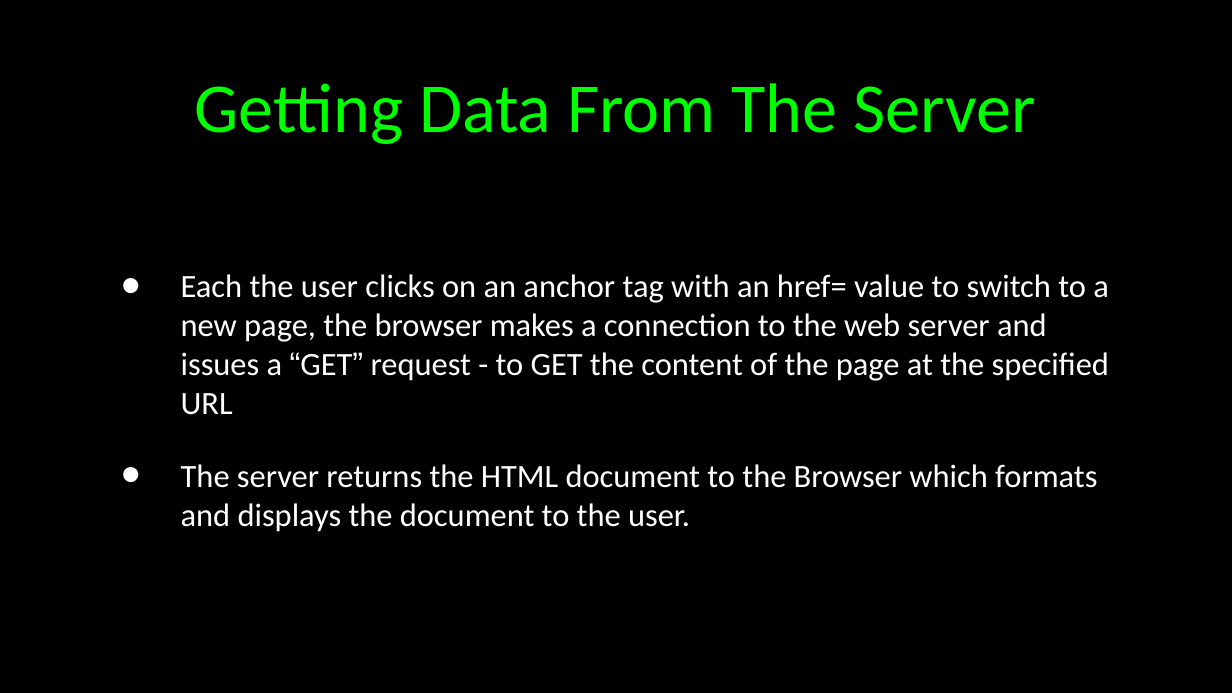
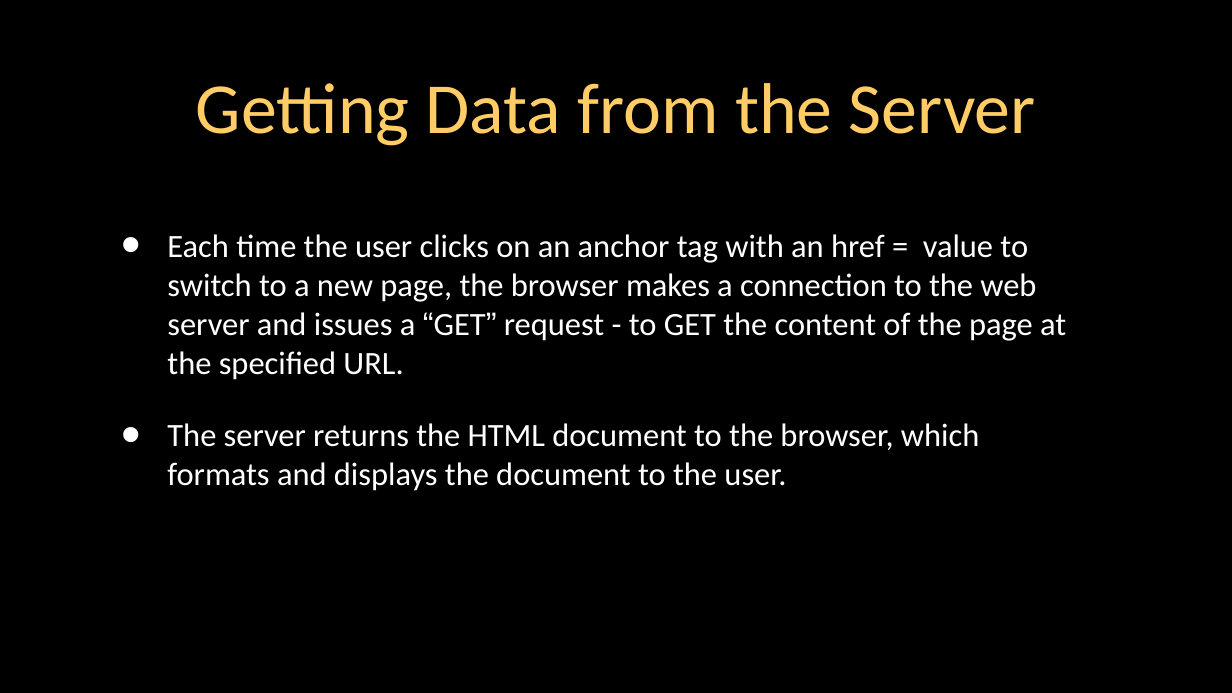
Before and after one commit to csev/wa4e, a slide deck: slide 5 of lectures/Web-01-HTTP.ppt. Drawn at 1232x693 pixels with LibreOffice and Linux fonts; fonts in the diff are those of the drawing. Boxes give left, top, right and bottom in pixels: in the first picture for what was removed or moved away, otherwise in the second. Text is boxed around its words. In the diff, an @@ line names an element or a change of style, - is before the commit and + after.

```diff
--- a/lectures/Web-01-HTTP.ppt
+++ b/lectures/Web-01-HTTP.ppt
@@ title at <box>196,83,1036,146</box>: text changed; size 41 to 42 pt; text colour #00FF00 to #FFCC66 @@
-Getting Data From The Server
+Getting Data from the Server
@@ text at <box>167,234,1066,491</box>: text changed @@
-• Each the user clicks on an anchor tag with an href= value to switch to a new page, the browser makes a connection to the web server and issues a “GET” request - to GET the content of the page at the specified URL
-• The server returns the HTML document to the Browser which formats and displays the document to the user.
+• Each time the user clicks on an anchor tag with an href = value to switch to a new page, the browser makes a connection to the web server and issues a “GET” request - to GET the content of the page at the specified URL.
+• The server returns the HTML document to the browser, which formats and displays the document to the user.
```
Also in this commit, not shown: 19 other slides changed, 1 slide removed, 2 other files.
